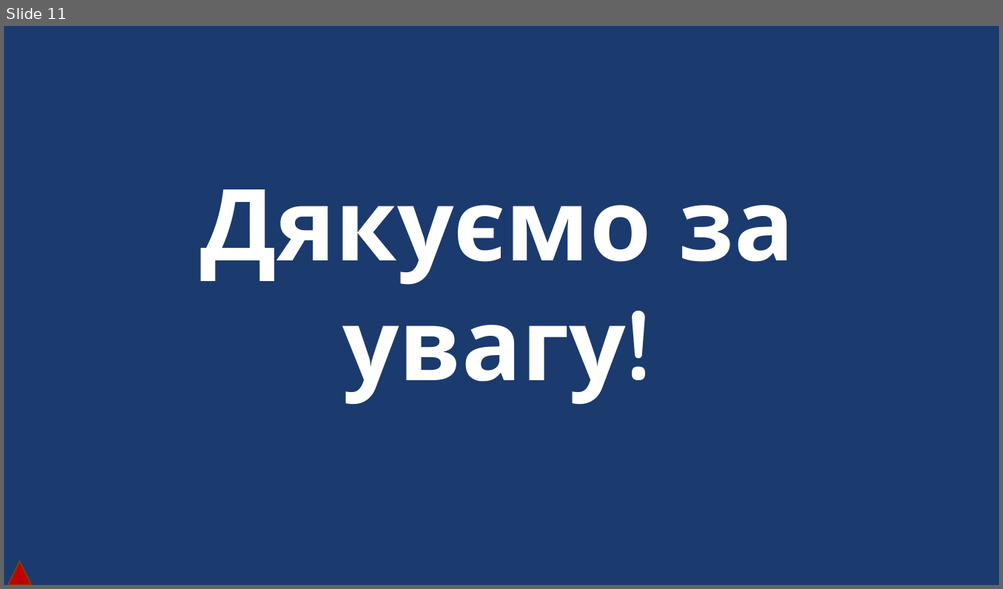
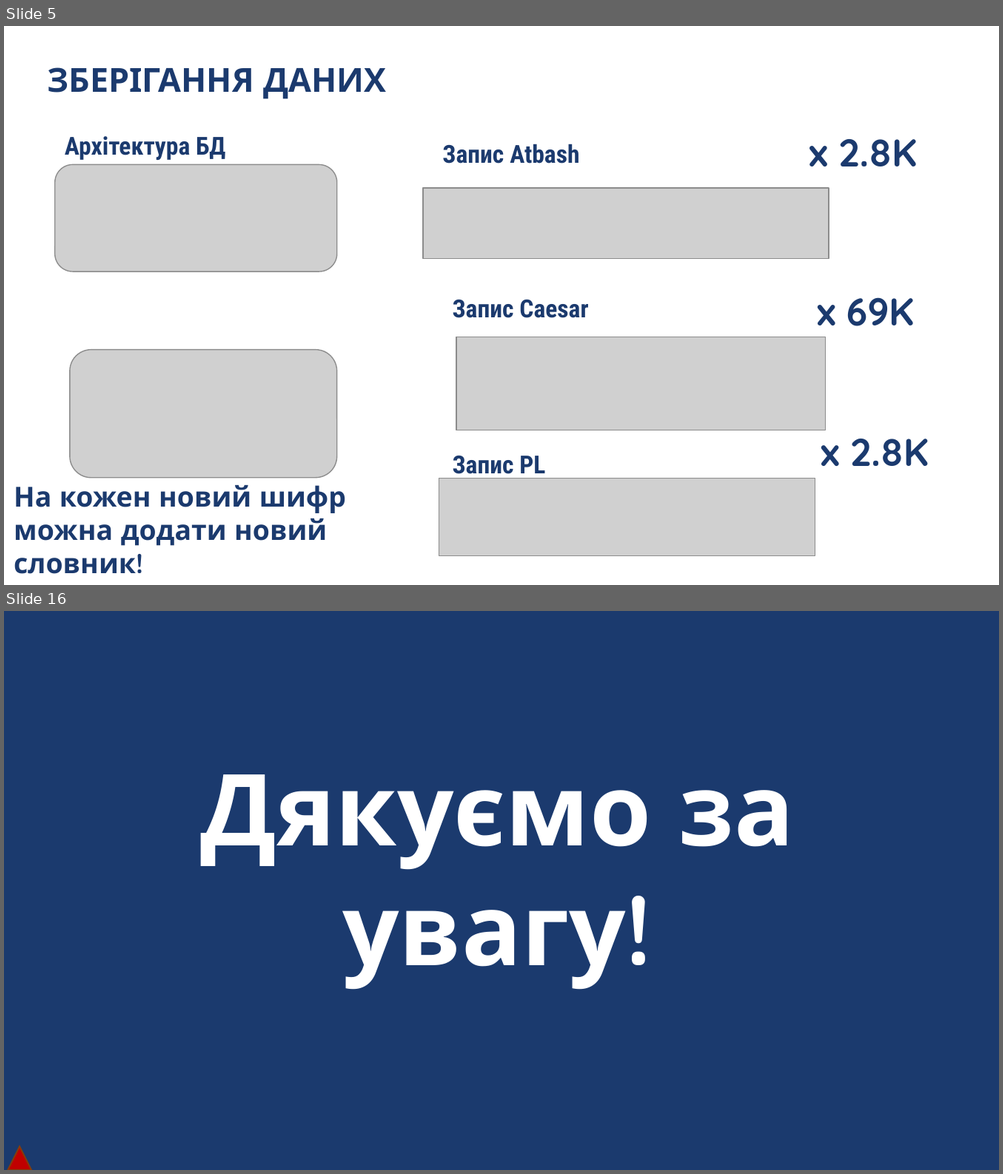
Before and after one commit to DaniilKhortov/BlackBox, a slide deck: BlackBox.pptx. Shown one above the other, each under a label of ours: slide 11 before the commit, slides 5 and 16 after it; the slides between them are not shown. The pictures are 1003x589 and 1003x1174 pixels, drawn with LibreOffice and Linux fonts; fonts in the diff are those of the drawing; grey boxes stand for pictures; background and template pictures are left out. Boxes give left, top, right and bottom in pixels: in the first picture for what was removed or moved away, otherwise in the second. Text is boxed around its words. In the diff, an @@ line names an element or a change of style, - is before the commit and + after.

```diff
--- a/BlackBox.pptx
+++ b/BlackBox.pptx
@@ slide 5 added at box(4, 26, 999, 585), background #FFFFFF @@
@@ text added at box(47, 67, 387, 99), 24 pt, text #1B3A6E, bold @@
+ЗБЕРІГАННЯ ДАНИХ
@@ text added at box(65, 136, 225, 160), 18 pt, text #1B3A6E, bold @@
+Архітектура БД
@@ text added at box(442, 144, 579, 164), 18 pt, text #1B3A6E, bold @@
+Запис Atbash
@@ text added at box(808, 139, 916, 167), 28 pt, text #1B3A6E, bold @@
+x 2.8K
@@ picture added at box(55, 165, 336, 272) @@
@@ picture added at box(423, 188, 828, 258) @@
@@ text added at box(452, 299, 588, 318), 18 pt, text #1B3A6E, bold @@
+Запис Caesar
@@ text added at box(817, 298, 913, 326), 28 pt, text #1B3A6E, bold @@
+x 69K
@@ picture added at box(70, 350, 336, 479) @@
@@ picture added at box(457, 338, 825, 431) @@
@@ text added at box(820, 426, 928, 466), 28 pt, text #1B3A6E, bold @@
+x 2.8K
@@ text added at box(452, 456, 545, 480), 18 pt, text #1B3A6E, bold @@
+Запис PL
@@ text added at box(14, 486, 346, 574), 20 pt, text #1B3A6E, bold @@
+На кожен новий шифр можна додати новий словник!
@@ picture added at box(438, 479, 814, 556) @@
@@ what was slide 11 is now slide 16 @@
```
Also in this commit, not shown: 1 slide changed, 13 other slides added, 9 slides removed, 6 other files.
